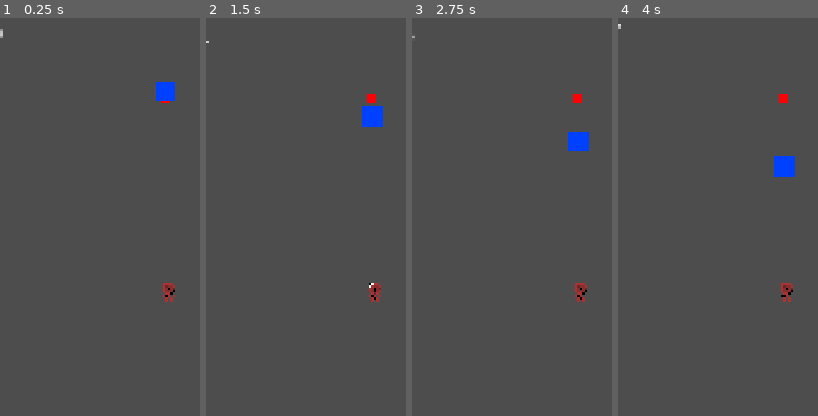
Above: before the commit, frames 1-4 (left to right).
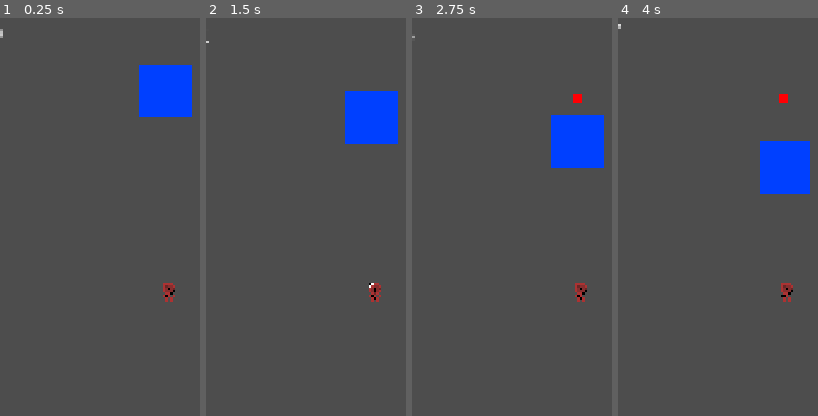
Above: after the commit, the same moments.

Repository: viPipar/veinguard
Game: Godot game, scene res://main.tscn
Same seed, same stepped clock (60 frames per second), same inputs: the game is played once before the commit and once after it. The project has no main scene, so this scene is started directly.
Inputs (mouse positions are % of the whole screen's width and height, from its top left):
- Up to frame 1 (0.25 s): no input
- Up to frame 2 (1.5 s): click (52, 92) at 0.5 s; click (84, 92) at 1.25 s
- Up to frame 3 (2.75 s): click (2, 1) at 2 s
- Up to frame 4 (4 s): click (52, 92) at 2.75 s; click (84, 92) at 3.5 s
The pictures show only the part of the screen within x 15-65%, y 0-50%; the shares and areas given below are measured in that part.

The runs differ from the first frame. In frame 1, 3.0% of the frame differs, in the area x 69-96%, y 11-25%; in frame 2, 3.0%; in frame 3, 3.0%, in the area x 69-96%, y 24-38%; in frame 4, 2.8%.

Commit message:
spawn and bacteria little balance for test

Diff:
--- a/veinguard/core/lane/EnemyBase.gd
+++ b/veinguard/core/lane/EnemyBase.gd
@@ -2,8 +2,8 @@
 extends Area2D
 
 @export var enemy_scene     : PackedScene
-@export var spawn_interval  : float = 5.0
-@export var max_enemies     : int   = 10
+@export var spawn_interval  : float = 10.0
+@export var max_enemies     : int   = 5
 
 var _timer      : float = 0.0
 var _is_patched : bool  = false
--- a/veinguard/units/enemies/bacteria/Bacteria.tscn
+++ b/veinguard/units/enemies/bacteria/Bacteria.tscn
@@ -8,15 +8,15 @@
 
 [sub_resource type="AtlasTexture" id="AtlasTexture_ibuh6"]
 atlas = ExtResource("4_jeqa1")
-region = Rect2(125, 250, 125, 125)
+region = Rect2(0, 0, 125, 125)
 
 [sub_resource type="AtlasTexture" id="AtlasTexture_dmd0q"]
 atlas = ExtResource("3_dmd0q")
-region = Rect2(0, 0, 500, 500)
+region = Rect2(250, 125, 125, 125)
 
-[sub_resource type="AtlasTexture" id="AtlasTexture_gb222"]
+[sub_resource type="AtlasTexture" id="AtlasTexture_jeqa1"]
 atlas = ExtResource("3_dmd0q")
-region = Rect2(0, 0, 500, 500)
+region = Rect2(125, 125, 125, 125)
 
 [sub_resource type="SpriteFrames" id="SpriteFrames_04ray"]
 animations = [{
@@ -38,7 +38,7 @@
 }, {
 "frames": [{
 "duration": 1.0,
-"texture": SubResource("AtlasTexture_gb222")
+"texture": SubResource("AtlasTexture_jeqa1")
 }],
 "loop": true,
 "name": &"walk",
@@ -61,9 +61,8 @@
 
 [node name="AnimatedSprite2D" type="AnimatedSprite2D" parent="."]
 position = Vector2(0, -27)
-scale = Vector2(0.1, 0.1)
 sprite_frames = SubResource("SpriteFrames_04ray")
-animation = &"die"
+animation = &"idle"
 
 [node name="CollisionShape2D" type="CollisionShape2D" parent="."]
 shape = SubResource("CircleShape2D_qnksy")
